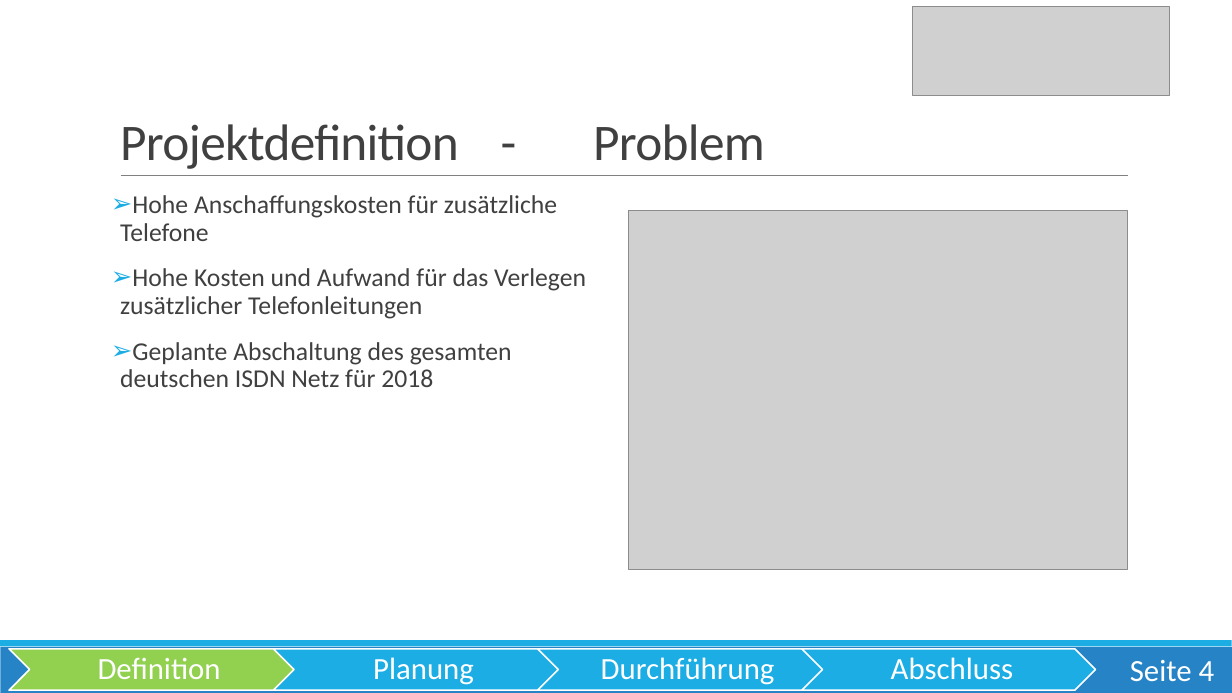
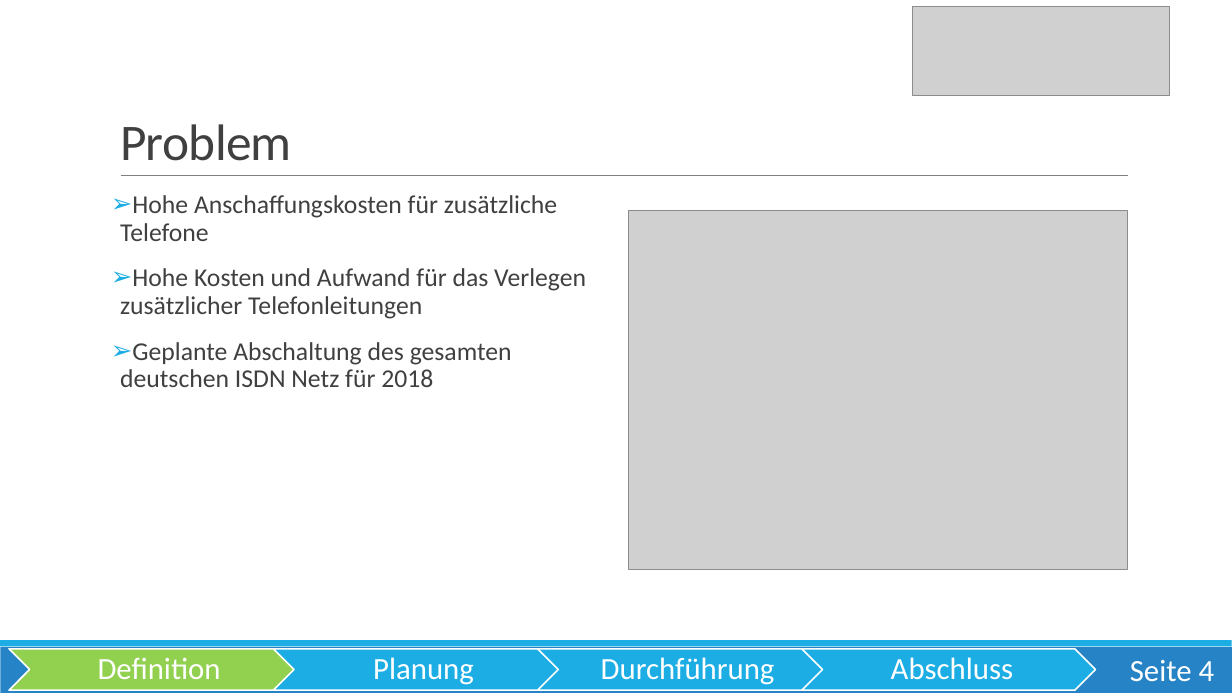
Before and after one commit to OberstufenprojektVOIP/OSP_VOIP, a slide deck: slide 4 of Pr-sentation/Präsentation VoIP Echt.pptx. Drawn at 1232x693 pixels with LibreOffice and Linux fonts; fonts in the diff are those of the drawing; grey boxes stand for pictures. Boxes give left, top, right and bottom in pixels: in the first picture for what was removed or moved away, otherwise in the second. Text is boxed around its words. In the diff, an @@ line names an element or a change of style, - is before the commit and + after.

```diff
--- a/Pr-sentation/Präsentation VoIP Echt.pptx
+++ b/Pr-sentation/Präsentation VoIP Echt.pptx
@@ title at [120,124,292,161]: text changed @@
-Projektdefinition - Problem
+Problem
```
Also in this commit, not shown: 12 other slides changed, 11 slides added, 3 slides removed.
